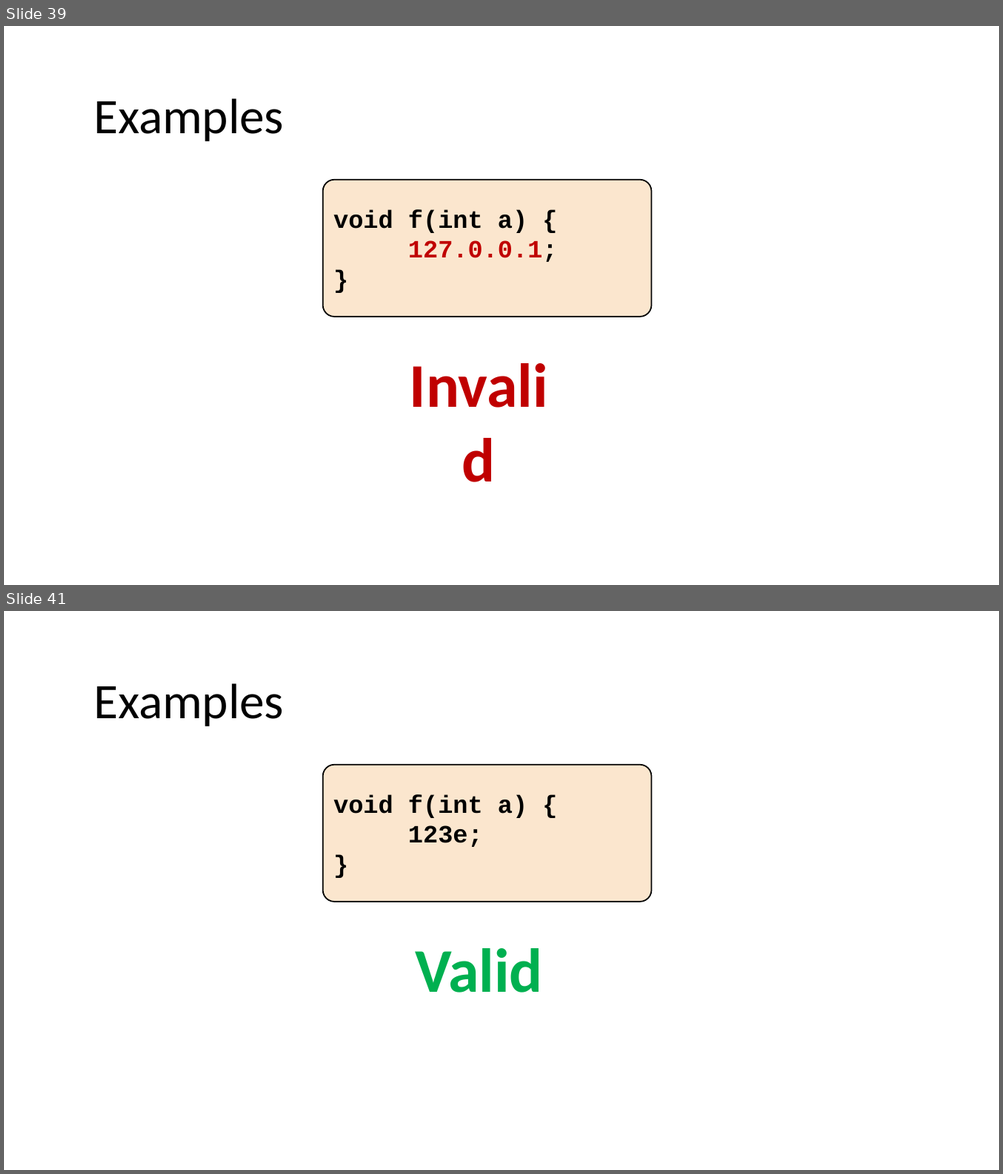
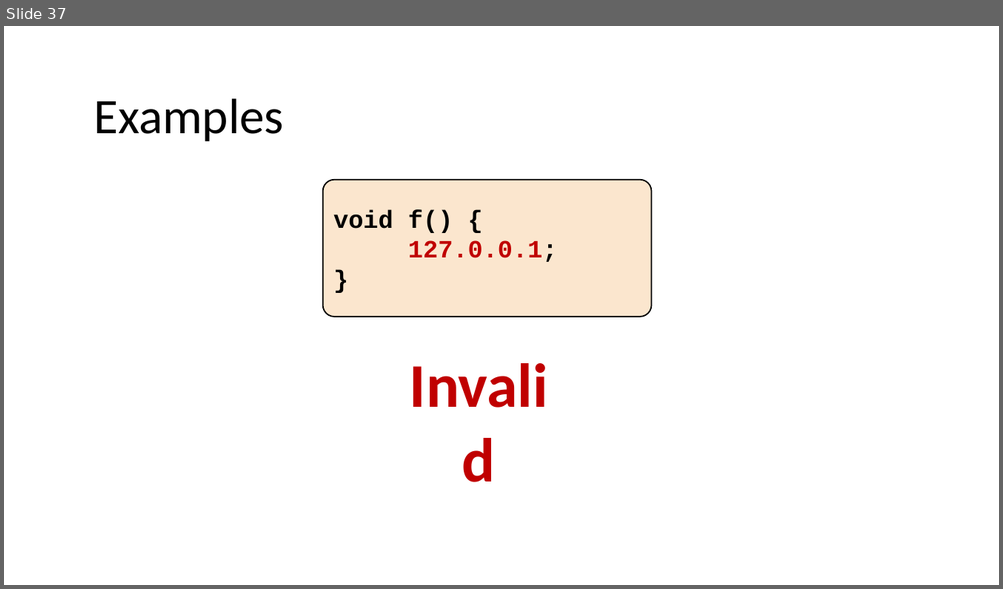
Before and after one commit to nivshani/compilation, a slide deck: new_slides/lexical_analysis.pptx. Shown one above the other, each under a label of ours: slides 39 and 41 before the commit, slide 37 after it; the slides between them are not shown. The pictures are 1003x1174 and 1003x589 pixels, drawn with LibreOffice and Linux fonts; fonts in the diff are those of the drawing. Boxes give left, top, right and bottom in pixels: in the first picture for what was removed or moved away, otherwise in the second. Text is boxed around its words. In the diff, an @@ line names an element or a change of style, - is before the commit and + after.

```diff
--- a/new_slides/lexical_analysis.pptx
+++ b/new_slides/lexical_analysis.pptx
@@ slide 41 removed at (4, 611, 999, 1170), background #FFFFFF @@
@@ text removed at (94, 684, 284, 726) @@
-Examples
@@ rounded rectangle removed at (323, 765, 651, 902) @@
-void f(int a) {
-123e;
-}
@@ text removed at (415, 948, 543, 993) @@
-Valid
@@ what was slide 39 is now slide 37 @@
@@ slide 37 changed as well @@
@@ text in rounded rectangle at (333, 210, 453, 233): text changed @@
-void f(int a) {
+void f() {
```
Also in this commit, not shown: 44 other slides changed, 1 slide added, 2 other slides removed, 1 other file.
